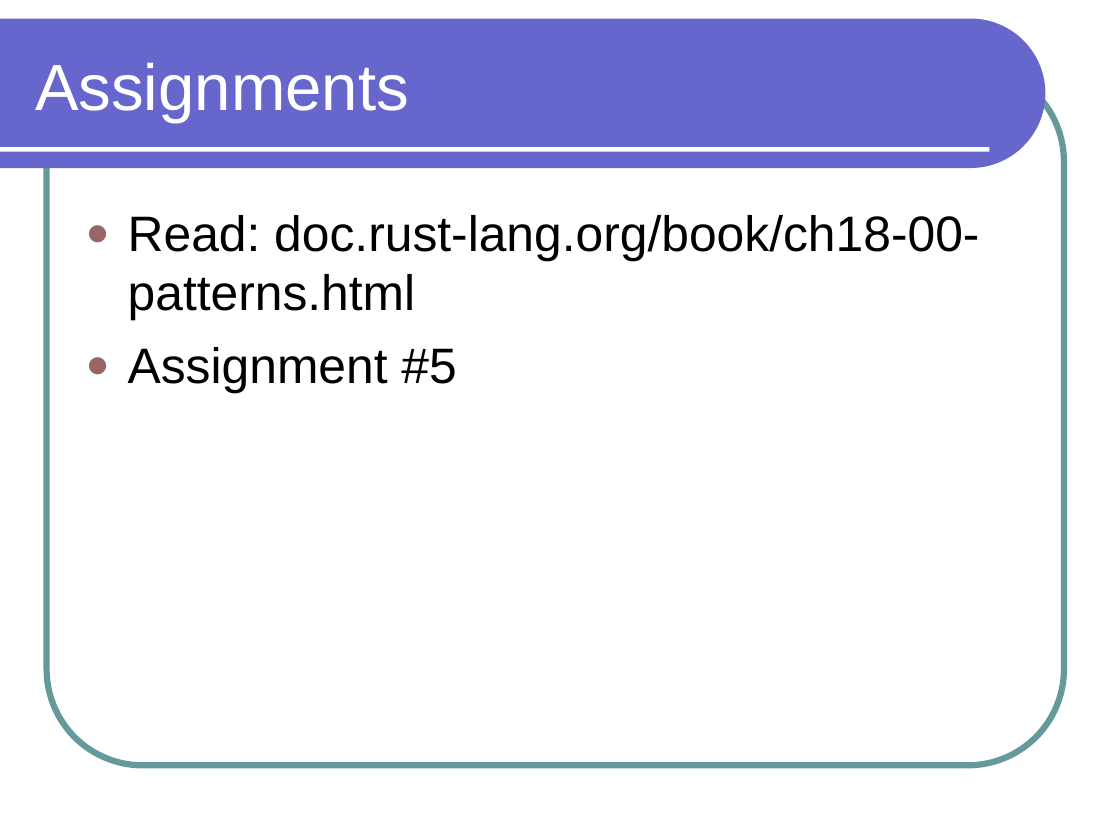
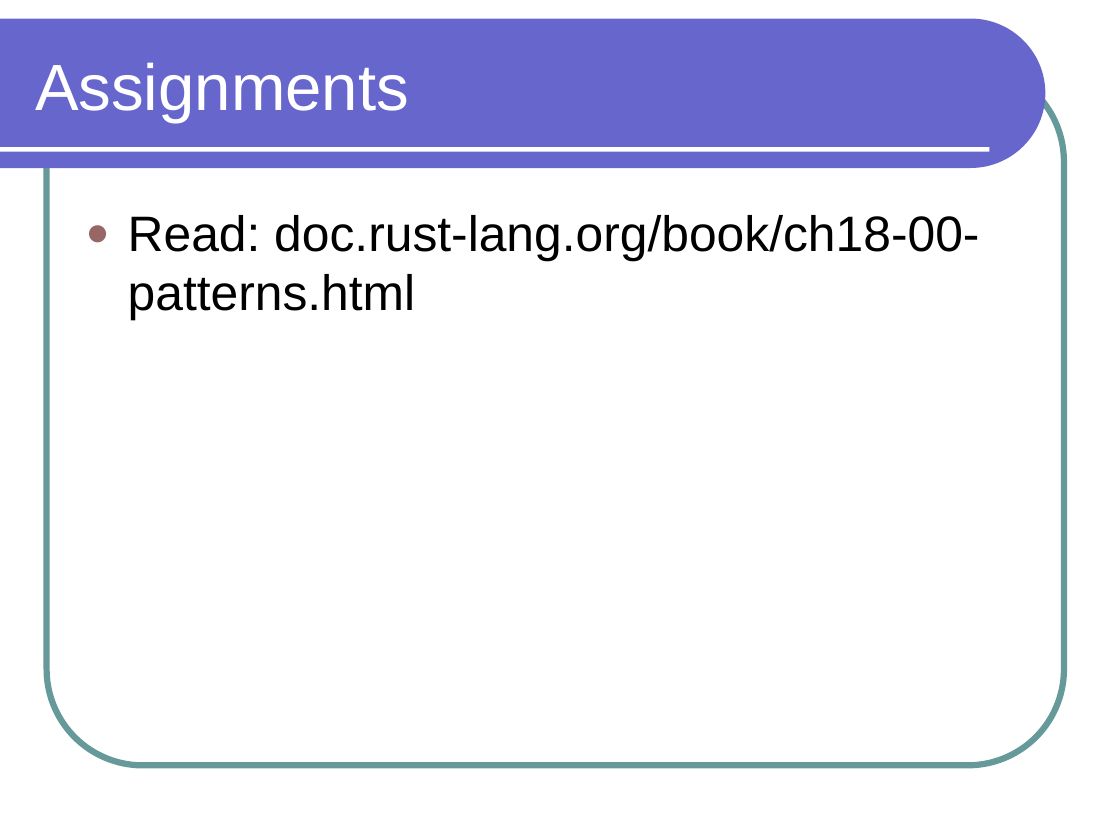
Before and after one commit to lutzhamel/CSC301, a slide deck: slide 9 of notes/csc301-ln006.ppt (slide 7 before the commit). Drawn at 1120x840 pixels with LibreOffice and Linux fonts; fonts in the diff are those of the drawing. Boxes give left, top, right and bottom in pixels: in the first picture for what was removed or moved away, otherwise in the second. Text is boxed around its words. In the diff, an @@ line names an element or a change of style, - is before the commit and + after.

```diff
--- a/notes/csc301-ln006.ppt
+++ b/notes/csc301-ln006.ppt
@@ text at (128,347,456,393): paragraph removed @@
-● Assignment #5
```
Also in this commit, not shown: 2 slides added, 12 other files.
